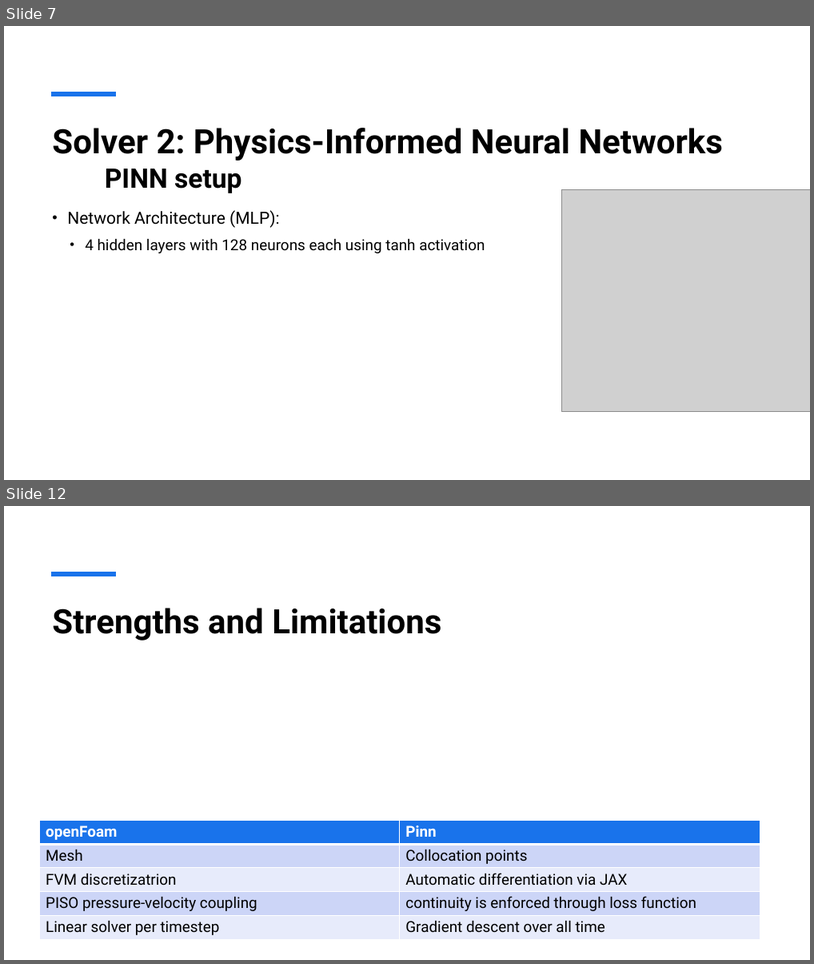
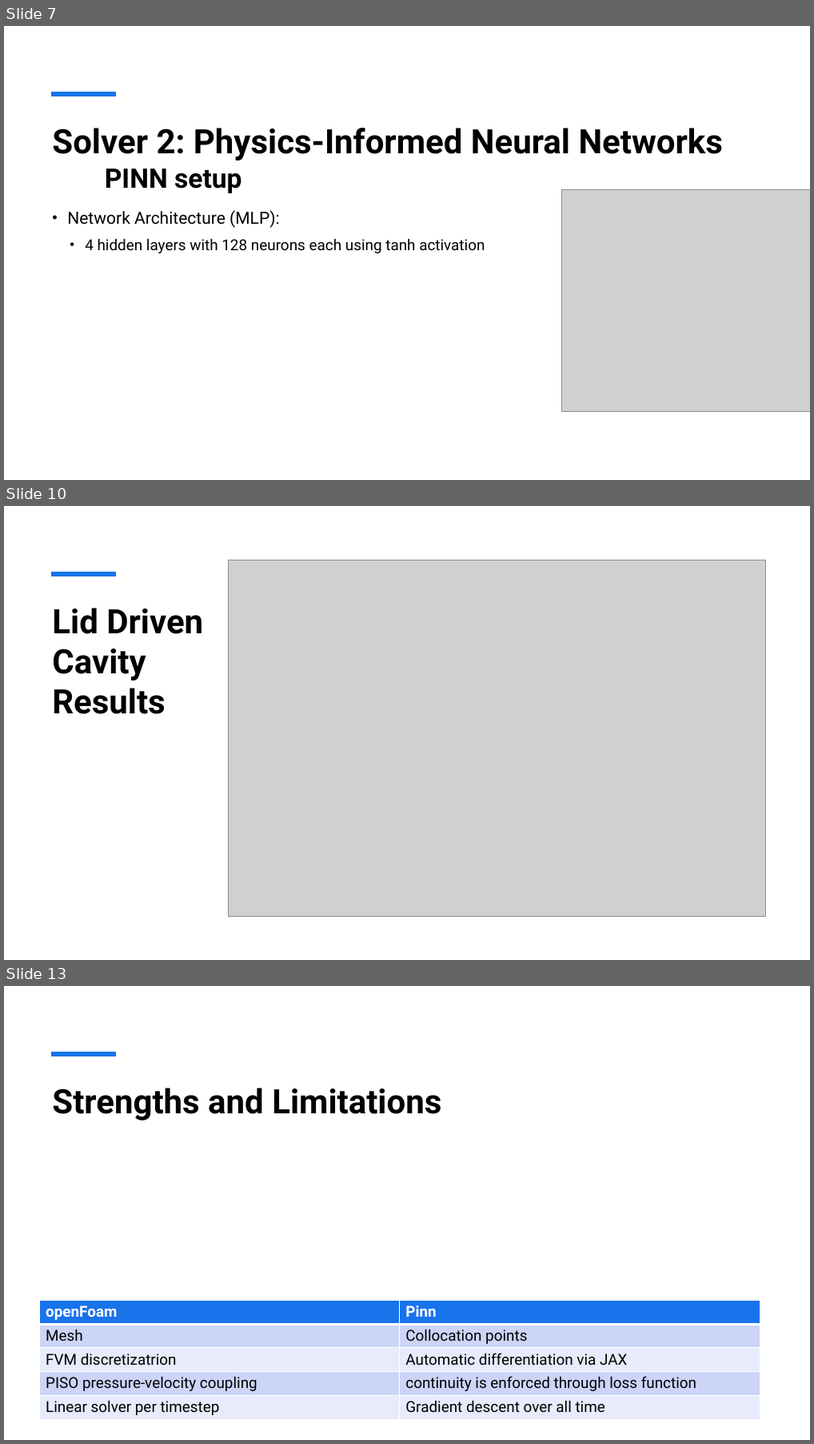
Before and after one commit to henrikhaug1/MEK4470, a slide deck: Presentation1.pptx. Shown one above the other, each under a label of ours: slides 7 and 12 before the commit, slides 7, 10 and 13 after it; the slides between them are not shown. The pictures are 814x964 and 814x1444 pixels, drawn with LibreOffice and Linux fonts; fonts in the diff are those of the drawing; grey boxes stand for pictures. Boxes give left, top, right and bottom in pixels: in the first picture for what was removed or moved away, otherwise in the second. Text is boxed around its words. In the diff, an @@ line names an element or a change of style, - is before the commit and + after.

```diff
--- a/Presentation1.pptx
+++ b/Presentation1.pptx
@@ slide 10 added at [4,506,810,960], background #FFFFFF; not listed: 1 template element that a slide beside it also shows @@
@@ picture added at [229,560,767,916] @@
@@ text added at [52,608,203,714], 40 pt, text #000000, bold @@
+Lid Driven Cavity Results
@@ what was slide 12 is now slide 13 @@
```
Also in this commit, not shown: 5 slides changed, 43 other files.
